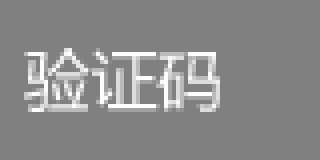
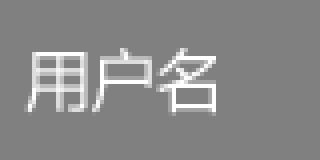
Two versions of the same layered image (320px x 160px). Layer-by-layer changes:
hid "验证码" over [24, 48, 220, 112]
added layer "手机号码 拷贝" above "手机号码" over [24, 48, 216, 116]
